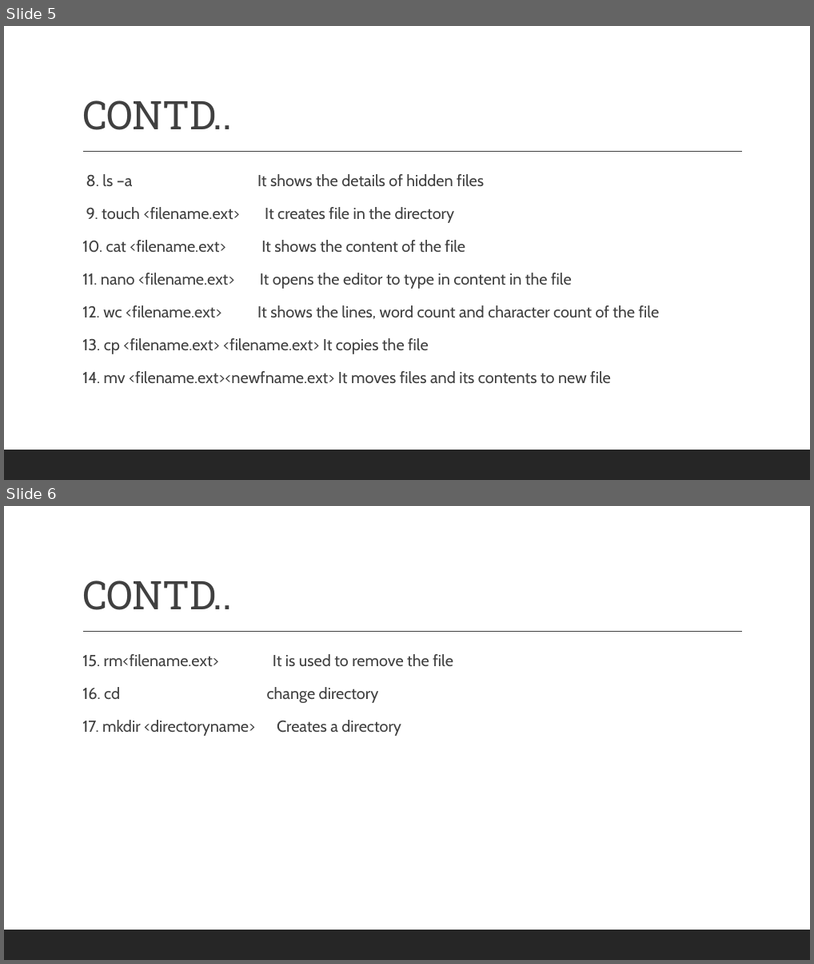
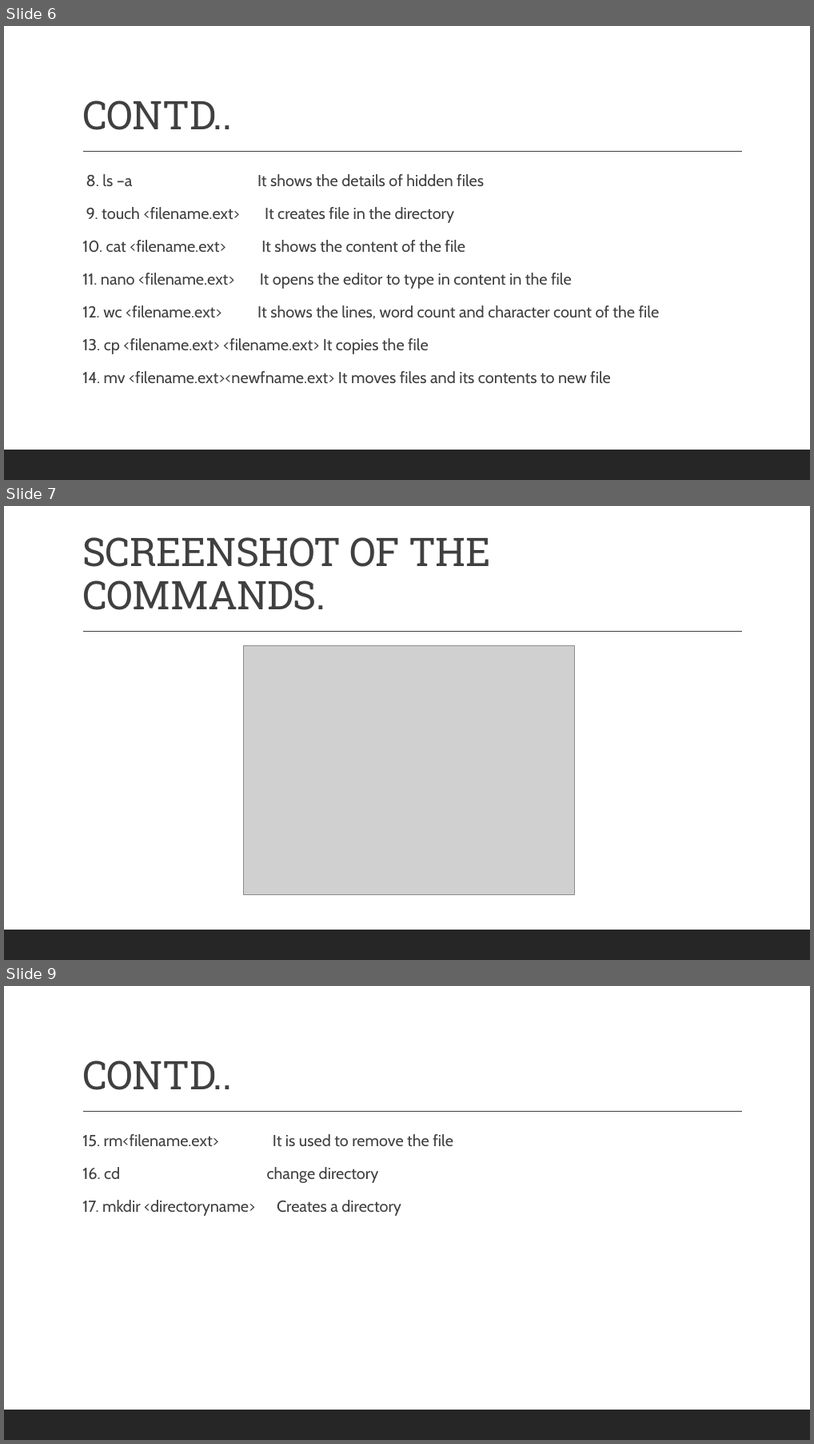
Before and after one commit to Sijumary/DevOps, a slide deck: Task1/ubuntu.pptx. Shown one above the other, each under a label of ours: slides 5 and 6 before the commit, slides 6, 7 and 9 after it; the slides between them are not shown. The pictures are 814x964 and 814x1444 pixels, drawn with LibreOffice and Linux fonts; fonts in the diff are those of the drawing; grey boxes stand for pictures. Boxes give left, top, right and bottom in pixels: in the first picture for what was removed or moved away, otherwise in the second. Text is boxed around its words. In the diff, an @@ line names an element or a change of style, - is before the commit and + after.

```diff
--- a/Task1/ubuntu.pptx
+++ b/Task1/ubuntu.pptx
@@ slide 7 added at (4, 506, 810, 960), background #FFFFFF; not listed: 2 template elements that a slide beside it also shows @@
@@ title added at (82, 537, 490, 610), 47 pt, text #404040 @@
+SCREENSHOT OF THE COMMANDS.
@@ picture added at (243, 646, 575, 894) @@
@@ what was slide 5 is now slide 6 @@
@@ what was slide 6 is now slide 9 @@
```
Also in this commit, not shown: 12 other slides added.
